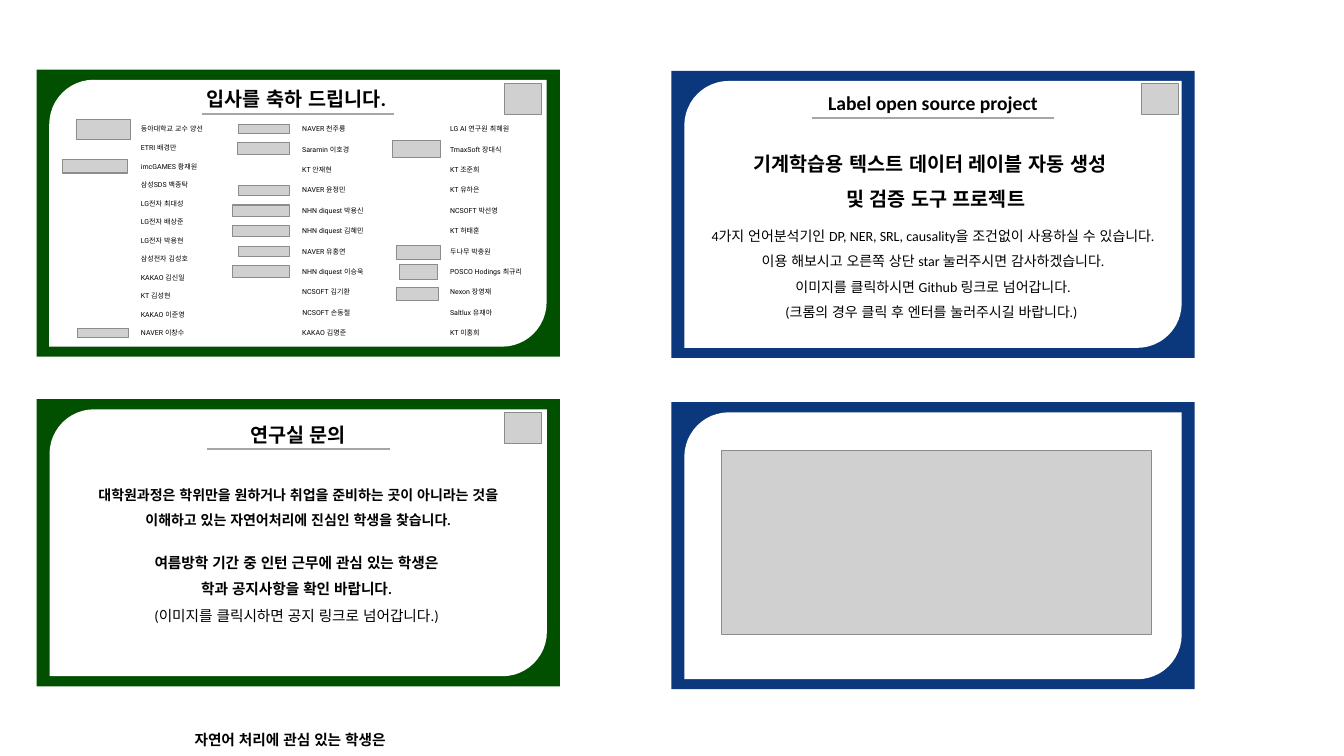
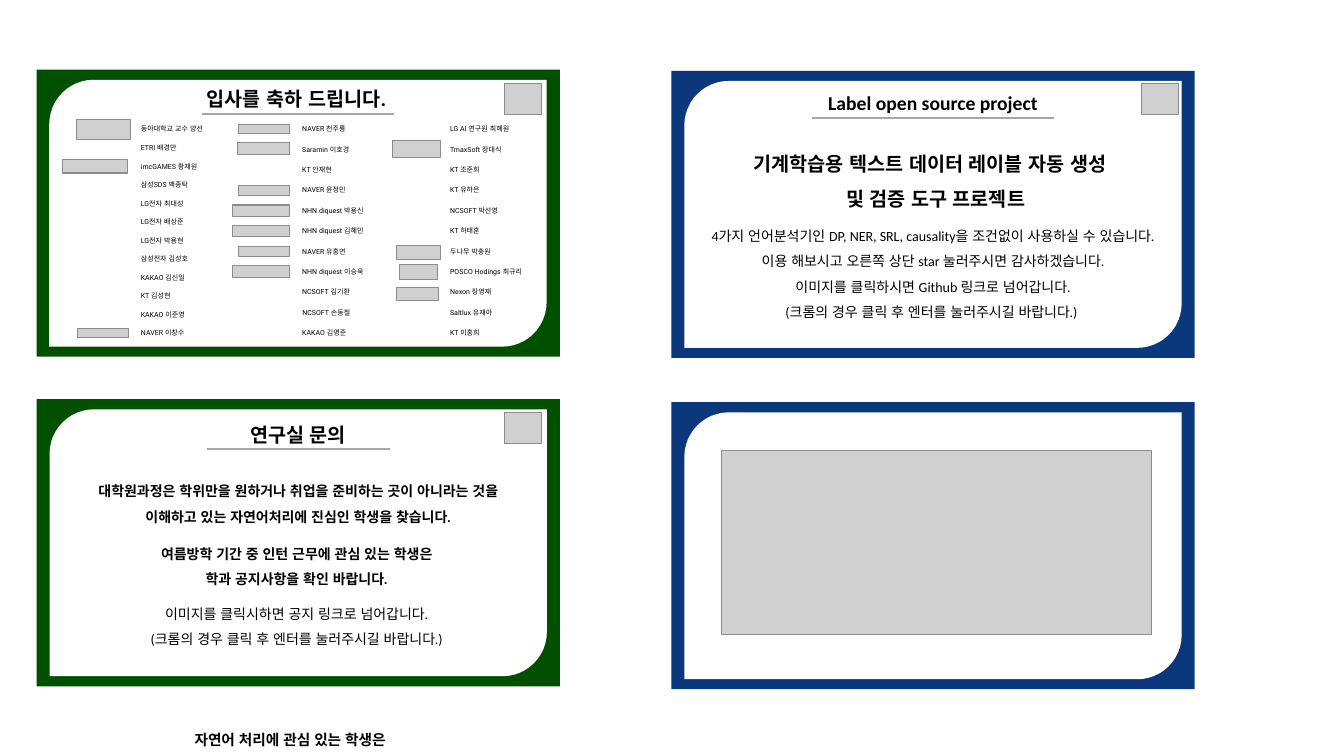
Before and after one commit to NLPlab-skku/NLPlab-skku.github.io, a slide deck: slide 1 of assets/img/notice_panel-1.pptx. Drawn at 1344x756 pixels with LibreOffice and Linux fonts; fonts in the diff are those of the drawing; grey boxes stand for pictures; background and template pictures are left out. Boxes give left, top, right and bottom in pixels: in the first picture for what was removed or moved away, otherwise in the second. Text is boxed around its words. In the diff, an @@ line names an element or a change of style, - is before the commit and + after.

```diff
--- a/assets/img/notice_panel-1.pptx
+++ b/assets/img/notice_panel-1.pptx
@@ text "대학원과정은 학위만을 원하거나 취업을 준비하는 ...": place and size @@
-text "대학원과정은 학위만을 원하거나 취업을 준비하는 ..." at <box>98,488,498,527</box>
+text "대학원과정은 학위만을 원하거나 취업을 준비하는 ..." at <box>98,484,498,524</box>
@@ text "여름방학 기간 중 인턴 근무에 ...": place and size @@
-text "여름방학 기간 중 인턴 근무에 ..." at <box>154,555,439,623</box>
+text "여름방학 기간 중 인턴 근무에 ..." at <box>151,547,443,646</box>
@@ text at <box>161,547,433,586</box>: size 10.5 to 10 pt in "여름방학 기간 중 인턴 근무에 관심 있는 ...", "학과 공지사항을 확인 바랍니다." @@
@@ text at <box>151,607,443,646</box>: text changed; size 10.5 to 10 pt @@
-(이미지를 클릭시하면 공지 링크로 넘어갑니다.)
+이미지를 클릭시하면 공지 링크로 넘어갑니다.
+(크롬의 경우 클릭 후 엔터를 눌러주시길 바랍니다.)
```
Also in this commit, not shown: 1 other file.
